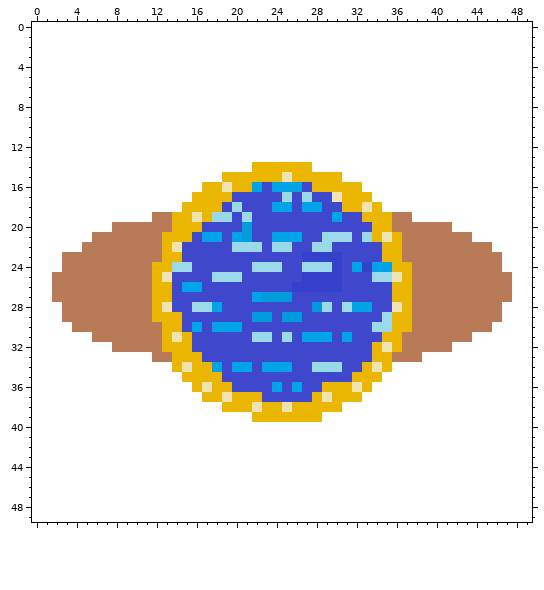
Two states of a pixel-art sprite, data/aqualunger.png. The picture above is the old version.
The file is 50x50 pixels.
Now the later version:
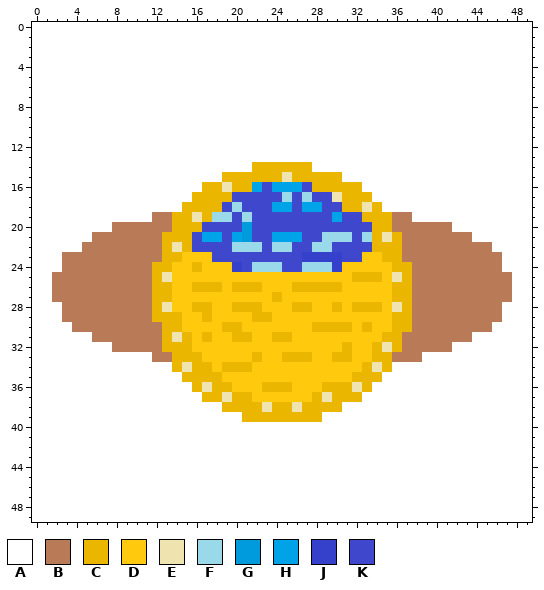
Palette (. is transparent): A #ffffff  B #b97a57  C #eab600  D #ffc90e  E #efe4b0  F #99d9ea  G #009bdd  H #00a2e8  J #3541ca  K #3f48cc
The exact change:
The edit turns colour A into colour C in row 39 at x 21.
The edit turns colour E into colour C in row 38 at x 22 and 25.
The edit turns colour F into colour C in row 25 at x 34; in row 28 at x 16 to 17; in row 31 at x 25.
The edit turns colour G into colour C in row 27 at x 24; in row 29 at x 22 to 23.
The edit turns colour H into colour C in row 26 at x 16; in row 28 at x 32 to 33; in row 30 at x 19 to 20; in row 34 at x 20 to 21; in row 36 at x 24.
The edit turns colour J into colour C in row 26 at x 26 to 30.
The edit turns colour K into colour C in row 22 at x 15 and 34; in row 24 at x 16; in row 25 at x 32 to 33; in row 26 at x 17 to 18 and 20 to 22; in row 28 at x 20 to 22, 26 to 27, 30 and 34; in row 29 at x 17.
The edit turns colour K into colour C in row 30 at x 28 to 31 and 33; in row 31 at x 17, 20 to 21 and 24; in row 32 at x 31; in row 33 at x 22, 25 to 27 and 30 to 31; in row 34 at x 19; in row 36 at x 23 and 25.
The edit turns colour C into colour D in row 37 at x 22.
The edit turns colour F into colour D in row 24 at x 14 to 15; in row 25 at x 18 to 20 and 35; in row 28 at x 29 and 31; in row 29 at x 35; in row 30 at x 34 to 35; in row 31 at x 22 to 23.
The edit turns colour F into colour D in row 34 at x 28 to 30.
The edit turns colour G into colour D in row 27 at x 23 and 25; in row 28 at x 28; in row 29 at x 25 to 26.
The edit turns colour H into colour D in row 24 at x 32 and 34 to 35; in row 26 at x 15; in row 27 at x 22; in row 28 at x 18; in row 30 at x 16 and 18; in row 31 at x 27 to 29 and 31.
The edit turns colour H into colour D in row 34 at x 18 and 23 to 25; in row 36 at x 26.
The edit turns colour J into colour D in row 24 at x 33; in row 25 at x 27 to 30.
The edit turns colour K into colour D in row 23 at x 15 to 17 and 33 to 34; in row 24 at x 17 to 19 and 31; in row 25 at x 14 to 17, 21 to 26 and 31; in row 26 at x 14, 19, 23 to 25 and 31 to 35; in row 27 at x 14 to 21 and 26 to 35; in row 28 at x 14 to 15, 19, 23 to 25 and 35.
The edit turns colour K into colour D in row 29 at x 15 to 16, 18 to 21, 24 and 27 to 34; in row 30 at x 15, 17, 21 to 27 and 32; in row 31 at x 16, 18 to 19, 26, 30 and 32 to 34; in row 32 at x 16 to 30 and 32 to 33; in row 33 at x 17 to 21, 23 to 24, 28 to 29 and 32 to 33; in row 34 at x 22, 26 to 27 and 31 to 32.
The edit turns colour K into colour D in row 35 at x 19 to 31; in row 36 at x 20 to 22 and 27 to 28; in row 37 at x 23 to 27.
The edit turns colour C into colour E in row 38 at x 23 and 26.
The edit turns colour K into colour J in row 24 at x 20.
Changed places in both pictures, as pixel boxes (x1, y1, x2, y2):
changed: (172, 242, 392, 422)
